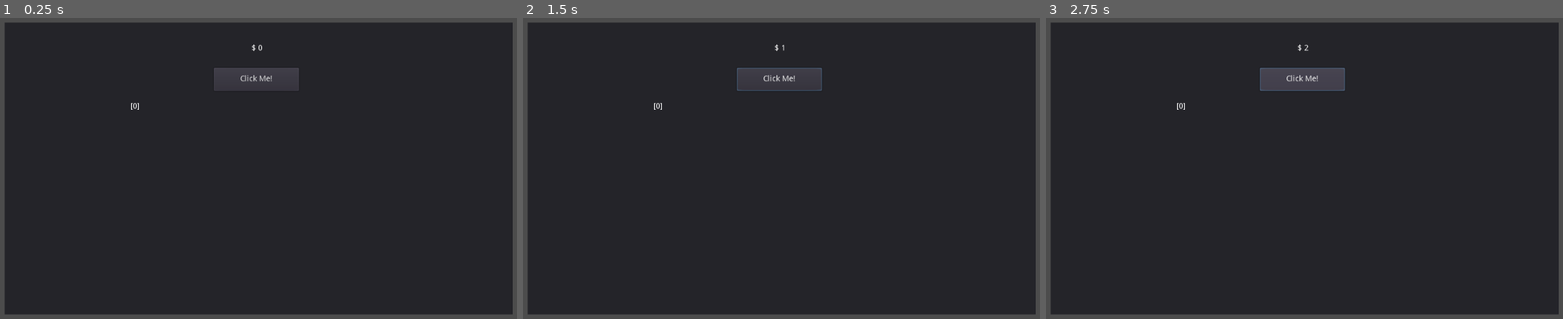
Above: before the commit, frames 1-3 (left to right).
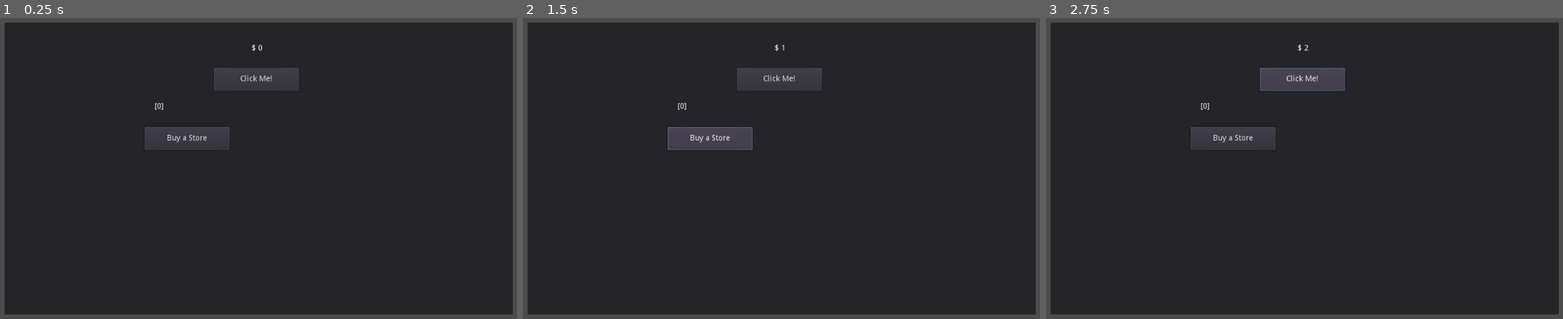
Above: after the commit, the same moments.

Repository: shawn220a/GodotIdleTycoon
Game: Godot game, scene res://store.tscn
Same seed, same stepped clock (60 frames per second), same inputs: the game is played once before the commit and once after it.
Inputs (mouse positions are in pixels of both pictures, inside the frame that each line leads up to):
- Up to frame 1 (0.25 s): no input
- Up to frame 2 (1.5 s): click "Click Me!" at 0.5 s; click (709, 138) at 1.25 s, where only the run after the commit has a clickable "Buy a Store"
- Up to frame 3 (2.75 s): click "Click Me!" at 2 s

The runs differ from the first frame. In frame 1, 0.8% of the frame differs, in the area x 25-45%, y 28-44%; in frame 2, 1.4%, in the area x 25-58%, y 16-44%; in frame 3, 0.8%.
Error after the commit: Invalid set index 'text' (on base: 'null instance') with value of type 'String'. (res://store.gd:13)

Commit message:
Create button functions for store count increase

Diff:
--- a/store.gd
+++ b/store.gd
@@ -2,6 +2,7 @@
 
 # Declare member variables here. Examples:
 var money = 0
+var storeCount = 0
 
 # Called when the node enters the scene tree for the first time.
 func _ready():
@@ -9,7 +10,12 @@
 
 func UpdateUI():
 	$MoneyLabel.text = "$ " + str(money)
+	$StoreCount.text = "Store Count: " + str(storeCount)
 
-func _on_Button_pressed():
+func _on_ClickButton_pressed():
 	money = money + 1
 	UpdateUI()
+
+func _on_BuyButton_pressed():
+	storeCount = storeCount + 1
+	UpdateUI()# Replace with function body.
--- a/store.tscn
+++ b/store.tscn
@@ -3,9 +3,9 @@
 [ext_resource path="res://store.gd" type="Script" id=1]
 
 [node name="Panel" type="Panel"]
-margin_left = 48.1177
+margin_left = 47.6177
 margin_top = 30.1594
-margin_right = 956.118
+margin_right = 955.618
 margin_bottom = 552.159
 script = ExtResource( 1 )
 __meta__ = {
@@ -25,7 +25,7 @@
 "_edit_use_anchors_": false
 }
 
-[node name="Button" type="Button" parent="."]
+[node name="ClickButton" type="Button" parent="."]
 margin_left = 374.0
 margin_top = 81.0
 margin_right = 526.0
@@ -35,10 +35,22 @@
 "_edit_use_anchors_": false
 }
 
-[node name="StoreCount" type="Label" parent="."]
+[node name="BuyButton" type="Button" parent="."]
+margin_left = 250.0
+margin_top = 186.5
+margin_right = 402.0
+margin_bottom = 227.5
+text = "Buy a Store"
+__meta__ = {
+"_edit_use_anchors_": false
+}
+
+[node name="StoreCountLabel" type="Label" parent="."]
 margin_left = 224.5
 margin_top = 142.5
 margin_right = 327.5
 margin_bottom = 170.5
 text = "[0]"
-[connection signal="pressed" from="Button" to="." method="_on_Button_pressed"]
+align = 1
+[connection signal="pressed" from="ClickButton" to="." method="_on_ClickButton_pressed"]
+[connection signal="pressed" from="BuyButton" to="." method="_on_BuyButton_pressed"]
